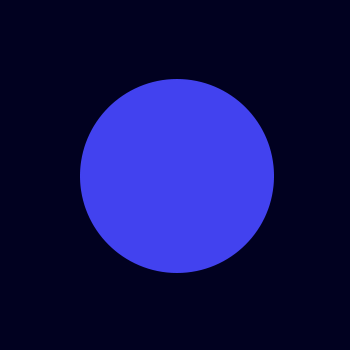
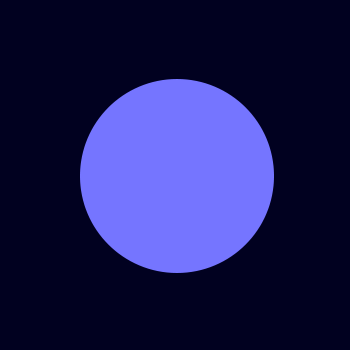
Two versions of the same layered image (350×350). Layer-by-layer changes:
painted on "Ellipse 3" over [80, 79, 274, 273]
